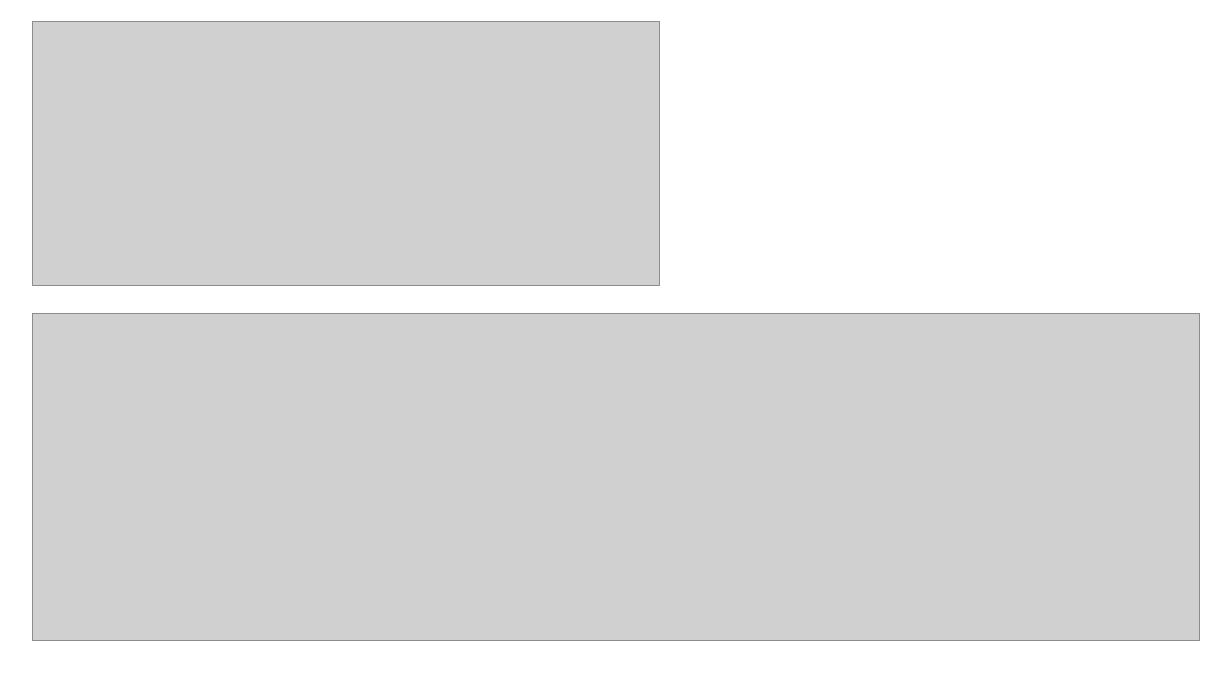
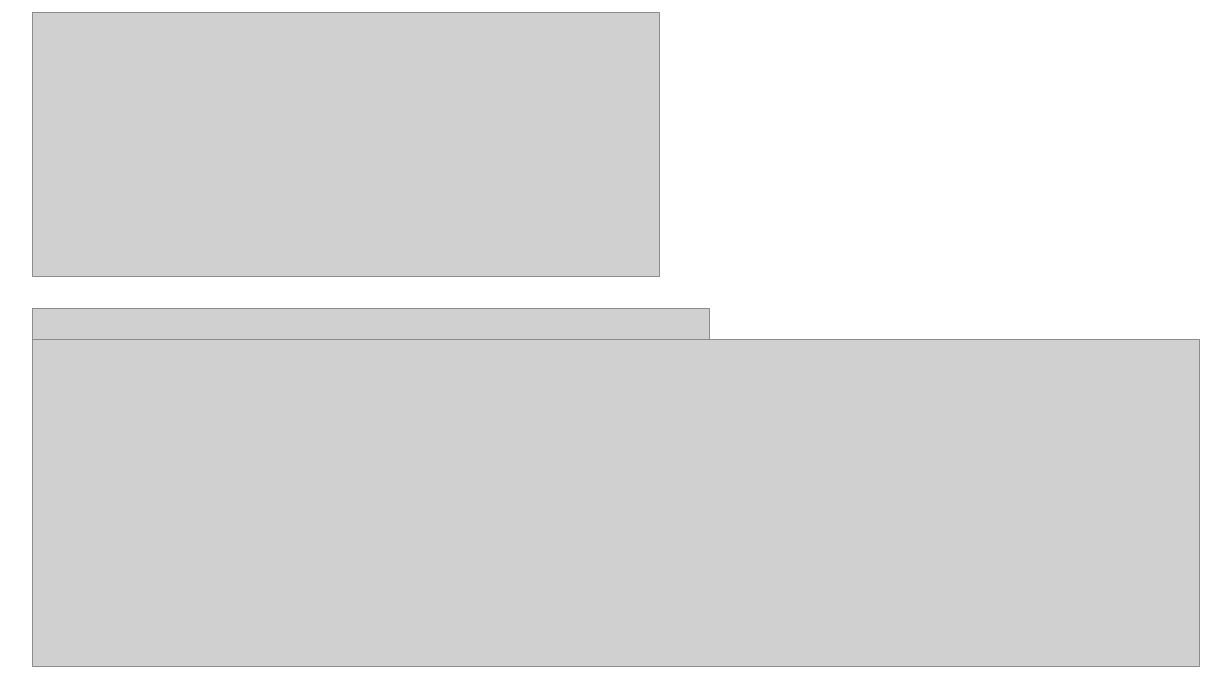
Before and after one commit to glasgow18/team-3, a slide deck: slide 5 of Presentation.pptx. Drawn at 1232x693 pixels with LibreOffice and Linux fonts; fonts in the diff are those of the drawing; grey boxes stand for pictures. Boxes give left, top, right and bottom in pixels: in the first picture for what was removed or moved away, otherwise in the second. Text is boxed around its words. In the diff, an @@ line names an element or a change of style, - is before the commit and + after.

```diff
--- a/Presentation.pptx
+++ b/Presentation.pptx
@@ picture moved from (x1=32, y1=21, x2=659, y2=286) to (x1=32, y1=13, x2=659, y2=277) @@
@@ picture added at (x1=32, y1=308, x2=710, y2=339) @@
@@ picture moved from (x1=32, y1=313, x2=1200, y2=640) to (x1=32, y1=339, x2=1200, y2=666) @@
```
Also in this commit, not shown: 1 other slide changed, 4 other files.
